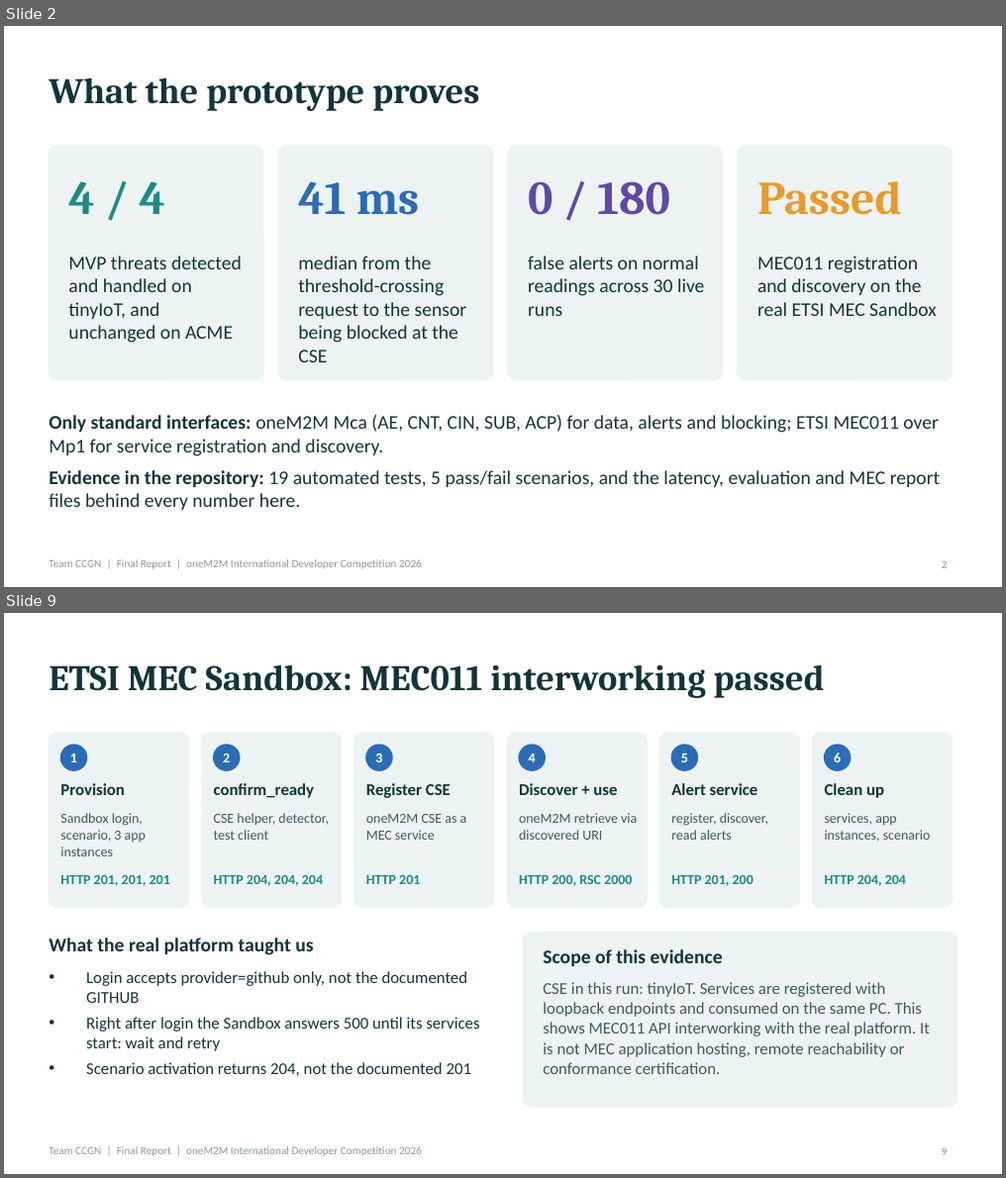
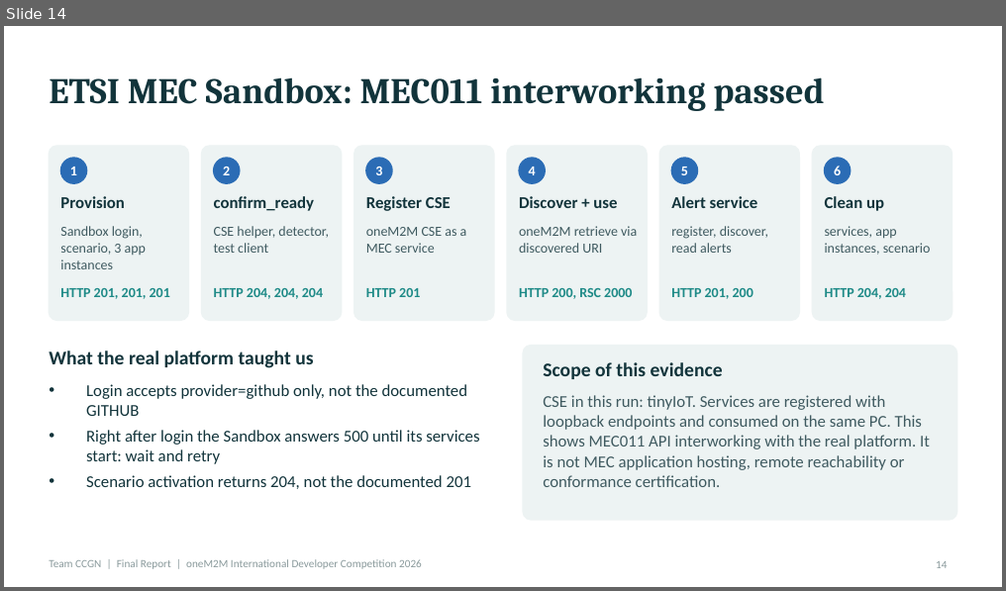
Before and after one commit to easycode42/ccgn-edge-iot-security, a slide deck: deliverables/CCGN_Final_Report.pptx. Shown one above the other, each under a label of ours: slides 2 and 9 before the commit, slide 14 after it; the slides between them are not shown. The pictures are 1006x1178 and 1006x591 pixels, drawn with LibreOffice and Linux fonts; fonts in the diff are those of the drawing. Boxes give left, top, right and bottom in pixels: in the first picture for what was removed or moved away, otherwise in the second. Text is boxed around its words. In the diff, an @@ line names an element or a change of style, - is before the commit and + after.

```diff
--- a/deliverables/CCGN_Final_Report.pptx
+++ b/deliverables/CCGN_Final_Report.pptx
@@ slide 2 removed at (4, 26, 1002, 587), background #FFFFFF; not listed: 1 template element that a slide beside it also shows @@
@@ title removed at (49, 77, 479, 111) @@
-What the prototype proves
@@ rounded rectangle removed at (49, 146, 263, 380) @@
@@ rounded rectangle removed at (278, 146, 493, 380) @@
@@ rounded rectangle removed at (508, 146, 723, 380) @@
@@ rounded rectangle removed at (738, 146, 952, 380) @@
@@ text removed at (68, 181, 165, 214) @@
-4 / 4
@@ text removed at (298, 181, 419, 215) @@
-41 ms
@@ text removed at (528, 181, 670, 215) @@
-0 / 180
@@ text removed at (757, 181, 902, 215) @@
-Passed
@@ text removed at (68, 256, 242, 343) @@
-MVP threats detected and handled on tinyIoT, and unchanged on ACME
@@ text removed at (298, 256, 467, 363) @@
-median from the threshold-crossing request to the sensor being blocked at the CSE
@@ text removed at (528, 256, 704, 316) @@
-false alerts on normal readings across 30 live runs
@@ text removed at (757, 256, 937, 316) @@
-MEC011 registration and discovery on the real ETSI MEC Sandbox
@@ text removed at (49, 415, 940, 510) @@
-Only standard interfaces: oneM2M Mca (AE, CNT, CIN, SUB, ACP) for data, alerts and blocking; ETSI MEC011 over Mp1 for service registration and discovery.
-Evidence in the repository: 19 automated tests, 5 pass/fail scenarios, and the latency, evaluation and MEC report files behind every number here.
@@ page number removed at (942, 562, 947, 569) @@
-2
@@ what was slide 9 is now slide 14 @@
@@ page number at (936, 562, 946, 569): text changed @@
-9
+14
```
Also in this commit, not shown: 5 slides changed, 10 slides added, 4 other slides removed, 44 other files.
